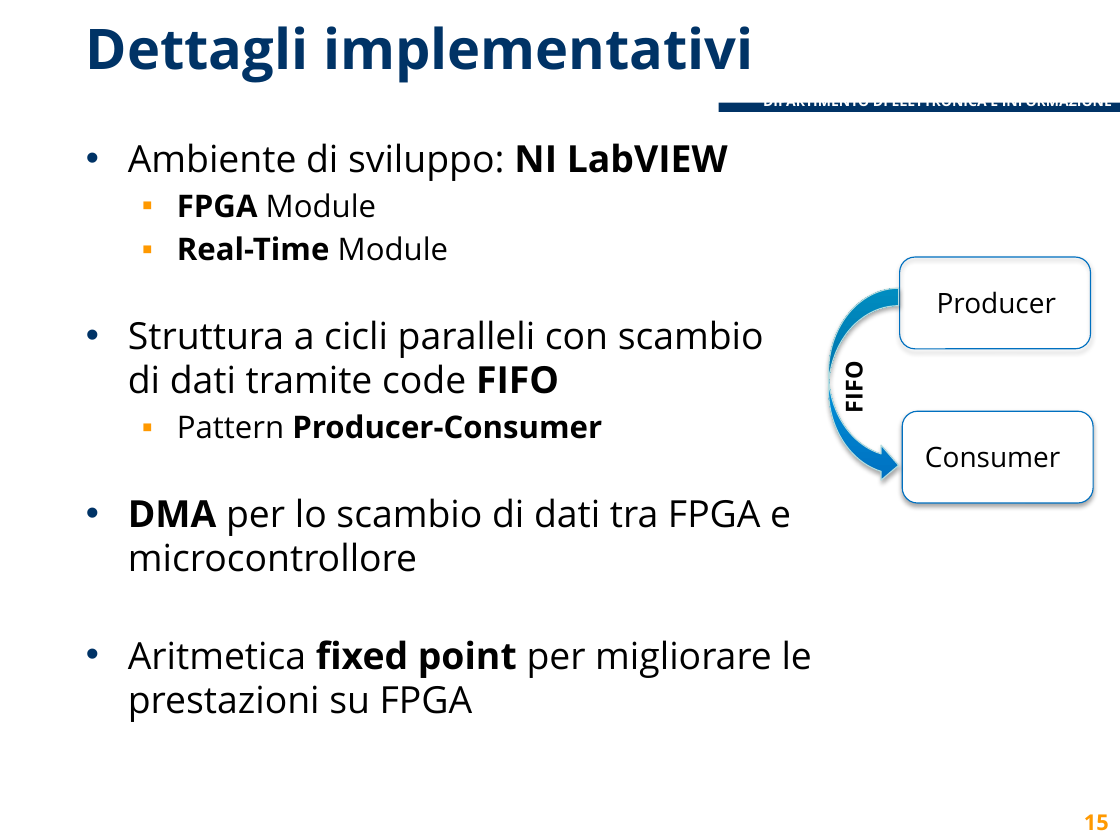
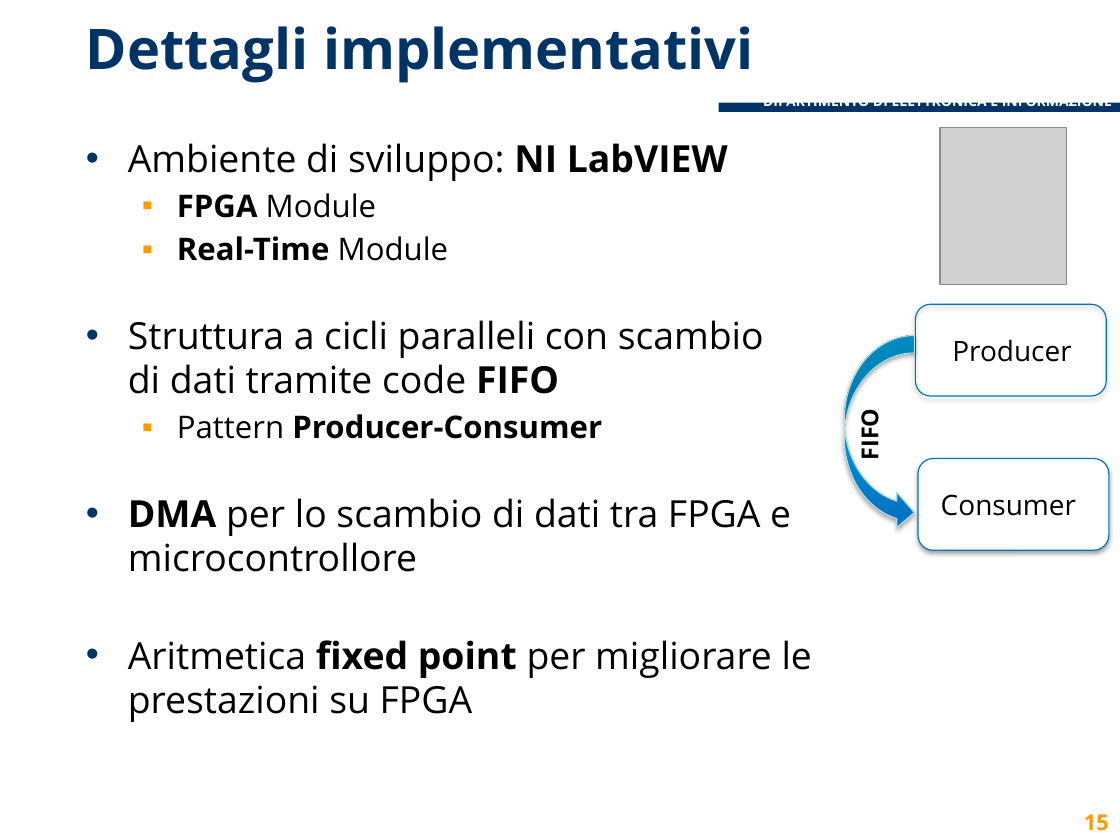
Before and after one commit to lcavagnispolimi/thesis_latex, a slide deck: slide 15 of presentazione_discussione.pptx. Drawn at 1120x840 pixels with LibreOffice and Linux fonts; fonts in the diff are those of the drawing; grey boxes stand for pictures; background and template pictures are left out. Boxes give left, top, right and bottom in pixels: in the first picture for what was removed or moved away, otherwise in the second. Text is boxed around its words. In the diff, an @@ line names an element or a change of style, - is before the commit and + after.

```diff
--- a/presentazione_discussione.pptx
+++ b/presentazione_discussione.pptx
@@ picture added at (940, 128, 1066, 284) @@
@@ 3 texts, 2 rounded rectangles: place and size @@
-3 texts, 2 rounded rectangles at (838, 258, 1093, 503)
+3 texts, 2 rounded rectangles at (853, 305, 1109, 550)
@@ curved right arrow: place and size @@
-curved right arrow at (829, 288, 899, 483)
+curved right arrow at (844, 336, 915, 531)
```
Also in this commit, not shown: 11 other slides changed.
